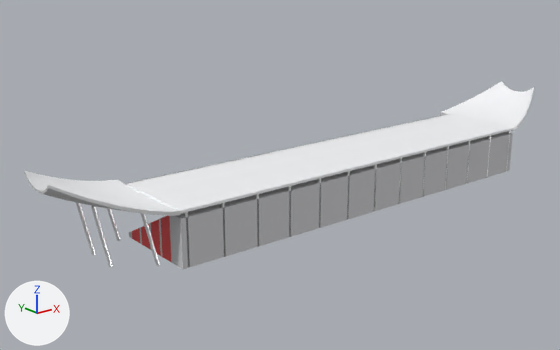
The glTF model assets/landmarks/shanghai_grandstand.glb as it was, and as the next commit left it.
Both versions are drawn from a 50 mm camera at (-356.0, -390.0, 179.0) aimed at (-34.0, 13.0, 18.0). Arrows for +X, +Y and +Z are at lower left; the lights stay in place. The picture after the commit comes second. Where no turn or scale is listed for an object, it has been applied to the vertices. Vertices at exactly the same position are counted once.

Before the edit, the objects in view are built like this:
```python
me_stand = bpy.data.meshes.new('stand')
me_stand.from_pydata(...)  # 286 vertices, 454 faces; spans x -150.0..150.0, y -46.0..16.0, z 0.0..35.0
# faces by material slot: [50, 200, 12, 12, 12, 168]
me_stand.materials.append(mat_concrete)  # light grey #ceced1
me_stand.materials.append(mat_seat)  # red #e74545
me_stand.materials.append(mat_glass)  # dark blue #455561
me_stand.materials.append(mat_concrete_dark)  # grey #b3b3b6
me_stand.materials.append(mat_roof_membrane)  # white #f6f7f9
me_stand.materials.append(mat_white_steel)  # white #f3f5f6
me_wing_l = bpy.data.meshes.new('wing_L')
me_wing_l.from_pydata(...)  # 394 vertices, 768 faces; spans x -212.0..-150.0, y -46.0..26.1, z 0.0..55.5
# faces by material slot: [280, 488]
me_wing_l.materials.append(mat_roof_membrane)  # white #f6f7f9
me_wing_l.materials.append(mat_white_steel)  # white #f3f5f6
me_wing_r = bpy.data.meshes.new('wing_R')
me_wing_r.from_pydata(...)  # 394 vertices, 768 faces; spans x 150.0..212.0, y -46.0..26.1, z 0.0..55.5
# faces by material slot: [280, 488]
me_wing_r.materials.append(mat_roof_membrane)  # white #f6f7f9
me_wing_r.materials.append(mat_white_steel)  # white #f3f5f6
ob_stand = bpy.data.objects.new('stand', me_stand)
ob_stand.location = (0.0, 0.0, 0.0)
ob_wing_l = bpy.data.objects.new('wing_L', me_wing_l)
ob_wing_l.location = (0.0, 0.0, 0.0)
ob_wing_r = bpy.data.objects.new('wing_R', me_wing_r)
ob_wing_r.location = (0.0, 0.0, 0.0)
```
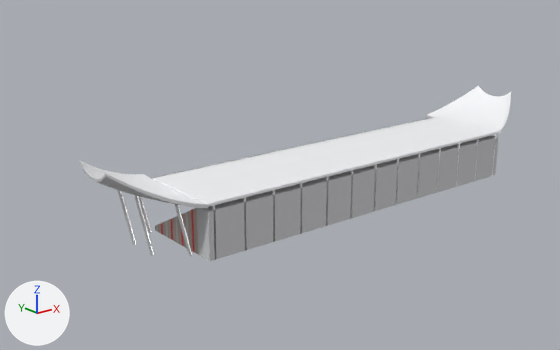
What differs and where, as boxes (x1, y1, x2, y2) in the pictures (560 x 350 px; the box of a moved part takes in the faces that stretch with it):
'stand', reshaped (10% narrower, 7% shorter)
    before: (126, 114, 513, 269)
    after: (152, 117, 499, 261)
'wing_L', reshaped (18% narrower)
    before: (24, 171, 181, 267)
    after: (79, 160, 208, 256)
'wing_R', reshaped (9% narrower)
    before: (441, 81, 534, 132)
    after: (426, 85, 511, 136)
part 1 of me_stand, moved or reshaped
    before: (221, 203, 226, 257)
    after: (212, 205, 217, 260)
part 2 of me_stand, moved or reshaped
    before: (256, 194, 259, 247)
    after: (243, 197, 247, 250)
part 3 of me_stand, moved or reshaped
    before: (288, 186, 291, 236)
    after: (272, 190, 275, 242)
part 4 of me_stand, moved or reshaped
    before: (318, 178, 321, 228)
    after: (300, 183, 302, 234)
part 5 of me_stand, moved or reshaped
    before: (347, 171, 350, 220)
    after: (326, 177, 328, 226)
part 6 of me_stand, moved or reshaped
    before: (399, 158, 402, 204)
    after: (350, 170, 353, 219)
part 7 of me_stand, moved or reshaped
    before: (422, 152, 426, 197)
    after: (396, 159, 399, 205)
part 8 of me_stand, moved or reshaped
    before: (506, 131, 511, 172)
    after: (474, 139, 478, 181)
part 9 of me_stand, moved or reshaped
    before: (185, 212, 190, 267)
    after: (492, 134, 496, 176)
part 10 of me_stand, rebuilt (10% narrower, 9% shorter)
    before: (129, 132, 513, 269)
    after: (155, 136, 499, 261)
part 11 of me_wing_l, moved or reshaped
    before: (24, 171, 181, 216)
    after: (79, 160, 208, 208)
part 12 of me_wing_l, moved or reshaped
    before: (141, 213, 160, 266)
    after: (175, 204, 192, 256)
part 13 of me_wing_l, moved or reshaped
    before: (107, 208, 121, 241)
    after: (138, 196, 152, 233)
part 14 of me_wing_l, moved or reshaped
    before: (91, 206, 113, 267)
    after: (135, 196, 154, 255)
part 15 of me_wing_l, moved or reshaped
    before: (76, 202, 95, 255)
    after: (118, 190, 136, 244)
part 16 of me_wing_r, moved or reshaped
    before: (441, 81, 534, 131)
    after: (426, 85, 511, 135)

What changed in the scene script:
```text
Add mat_crowd:
    mat_crowd = principled_material('crowd')
    mat_crowd.base_color = (0.55, 0.45, 0.4)  # light grey #c4b3aa
    mat_crowd.roughness = 0.9
Change me_stand:
    used by ob_stand; location = (0.0, 0.0, 0.0)
    remove me_stand.from_pydata(...)  # 286 vertices, 454 faces; spans x -150.0..150.0, y -46.0..16.0, z 0.0..35.0
    add me_stand.from_pydata(...)  # 286 vertices, 454 faces; spans x -132.0..132.0, y -46.0..16.0, z 0.0..35.0
    me_stand part 1: the loose piece of 8 vertices spanning x -122.0..-121.0, y -46.0..-45.0, z 0.0..33.0 is moved by (-6.0, 0.0, 0.0)
    me_stand part 2: the loose piece of 8 vertices spanning x -98.0..-97.0, y -46.0..-45.0, z 0.0..33.0 is moved by (-9.0, 0.0, 0.0)
    me_stand part 3: the loose piece of 8 vertices spanning x -74.0..-72.0, y -46.0..-45.0, z 0.0..33.0 is moved by (-12.0, 0.0, 0.0)
    me_stand part 4: the loose piece of 8 vertices spanning x -49.0..-48.0, y -46.0..-45.0, z 0.0..33.0 is moved by (-15.0, 0.0, 0.0)
    me_stand part 5: the loose piece of 8 vertices spanning x -25.0..-24.0, y -46.0..-45.0, z 0.0..33.0 is moved by (-18.0, 0.0, 0.0)
    me_stand part 6: the loose piece of 8 vertices spanning x 24.0..25.0, y -46.0..-45.0, z 0.0..33.0 is moved by (-46.0, 0.0, 0.0)
    me_stand part 7: the loose piece of 8 vertices spanning x 48.0..49.0, y -46.0..-45.0, z 0.0..33.0 is moved by (-27.0, 0.0, 0.0)
    me_stand part 8: the loose piece of 8 vertices spanning x 145.0..147.0, y -46.0..-45.0, z 0.0..33.0 is moved by (-39.0, 0.0, 0.0)
    me_stand part 9: the loose piece of 8 vertices spanning x -147.0..-145.0, y -46.0..-45.0, z 0.0..33.0 is moved by (274.0, 0.0, 0.0)
    me_stand part 10: the loose piece of 158 vertices spanning x -150.0..150.0, y -46.0..16.0, z 0.0..30.0 is rebuilt with 158 vertices and now spans x -132.0..132.0, y -46.0..16.0, z 0.0..30.0
    other edits to the shape of me_stand do not show in these pictures
    add me_stand.materials.append(mat_crowd)  # light grey #c4b3aa
Change me_wing_l:
    used by ob_wing_l; location = (0.0, 0.0, 0.0)
    remove me_wing_l.from_pydata(...)  # 394 vertices, 768 faces; spans x -212.0..-150.0, y -46.0..26.1, z 0.0..55.5
    add me_wing_l.from_pydata(...)  # 394 vertices, 768 faces; spans x -180.0..-132.0, y -46.0..26.1, z 0.0..55.5
    me_wing_l part 11: the loose piece of 330 vertices spanning x -212.0..-150.0, y -46.0..26.1, z 30.6..55.5 is scaled about its middle by (0.774, 1, 1), then moved by (25.0, 0.0, 0.0)
    me_wing_l part 12: the loose piece of 16 vertices spanning x -166.6..-156.4, y -33.1..-30.9, z 0.0..33.3 is moved by (21.5, 0.0, 0.0)
    me_wing_l part 13: the loose piece of 16 vertices spanning x -166.6..-156.4, y 13.9..16.1, z 0.0..33.3 is moved by (21.5, 0.0, 0.0)
    me_wing_l part 14: the loose piece of 16 vertices spanning x -188.3..-178.1, y -18.2..-16.0, z 0.0..37.7 is moved by (26.4, 0.0, 0.0)
    me_wing_l part 15: the loose piece of 16 vertices spanning x -188.3..-178.1, y 3.2..5.4, z 0.0..37.7 is moved by (26.4, 0.0, 0.0)
Change me_wing_r:
    used by ob_wing_r; location = (0.0, 0.0, 0.0)
    remove me_wing_r.from_pydata(...)  # 394 vertices, 768 faces; spans x 150.0..212.0, y -46.0..26.1, z 0.0..55.5
    add me_wing_r.from_pydata(...)  # 394 vertices, 768 faces; spans x 132.0..180.0, y -46.0..26.1, z 0.0..55.5
    me_wing_r part 16: the loose piece of 330 vertices spanning x 150.0..212.0, y -46.0..26.1, z 30.6..55.5 is scaled about its middle by (0.774, 1, 1), then moved by (-25.0, 0.0, 0.0)
    other edits to the shape of me_wing_r do not show in these pictures
```
